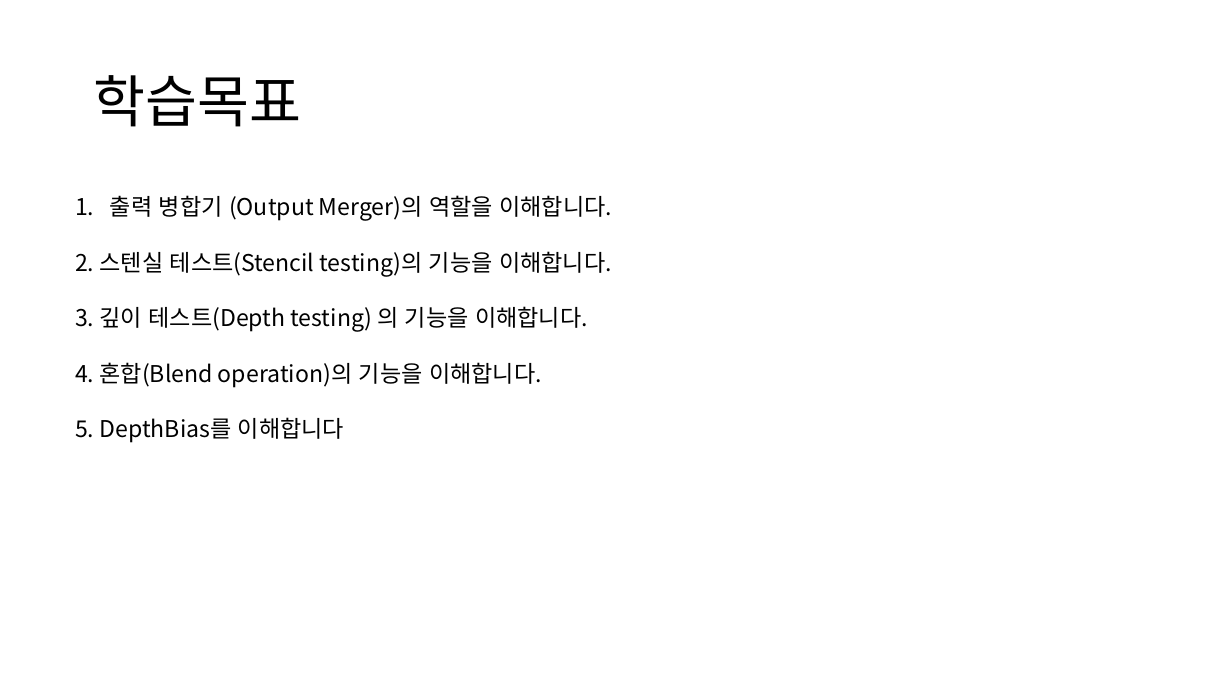
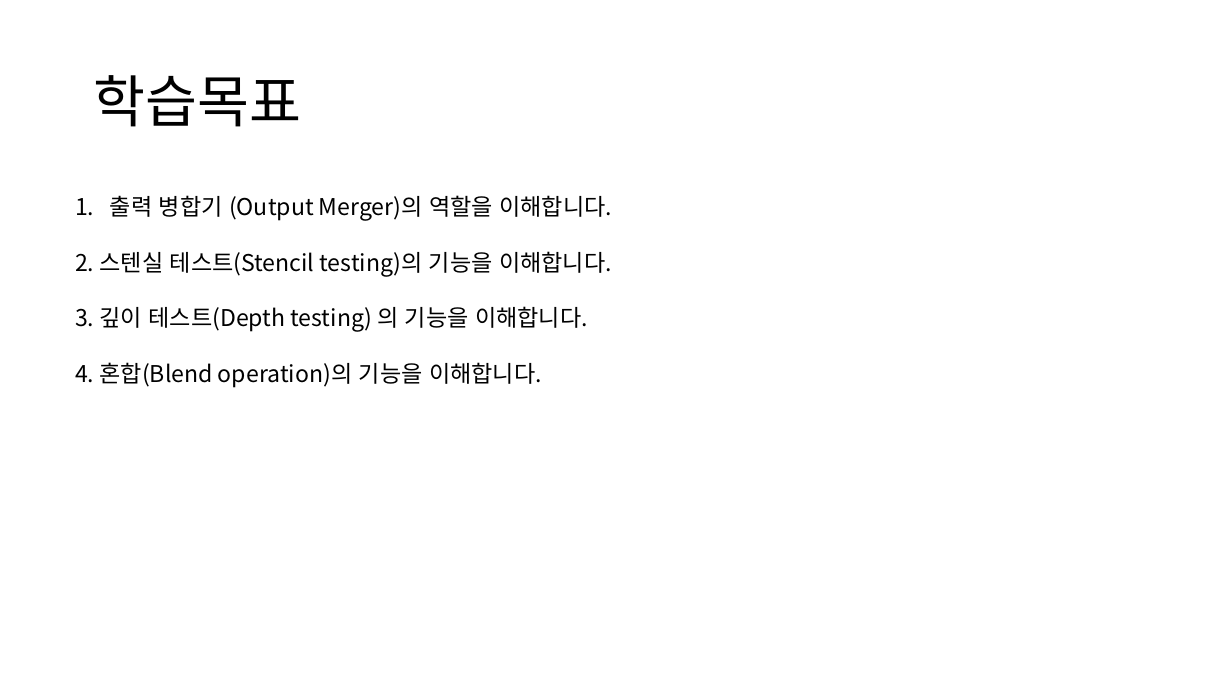
Before and after one commit to ldw9981/D3D11_Tutorial, a slide deck: slide 2 of Documents/04-OutputMerger.pptx. Drawn at 1232x693 pixels with LibreOffice and Linux fonts; fonts in the diff are those of the drawing. Boxes give left, top, right and bottom in pixels: in the first picture for what was removed or moved away, otherwise in the second. Text is boxed around its words. In the diff, an @@ line names an element or a change of style, - is before the commit and + after.

```diff
--- a/Documents/04-OutputMerger.pptx
+++ b/Documents/04-OutputMerger.pptx
@@ text at bbox=[75, 417, 344, 443]: paragraph removed @@
-5. DepthBias를 이해합니다
```
Also in this commit, not shown: 5 other slides changed, 1 other file.
